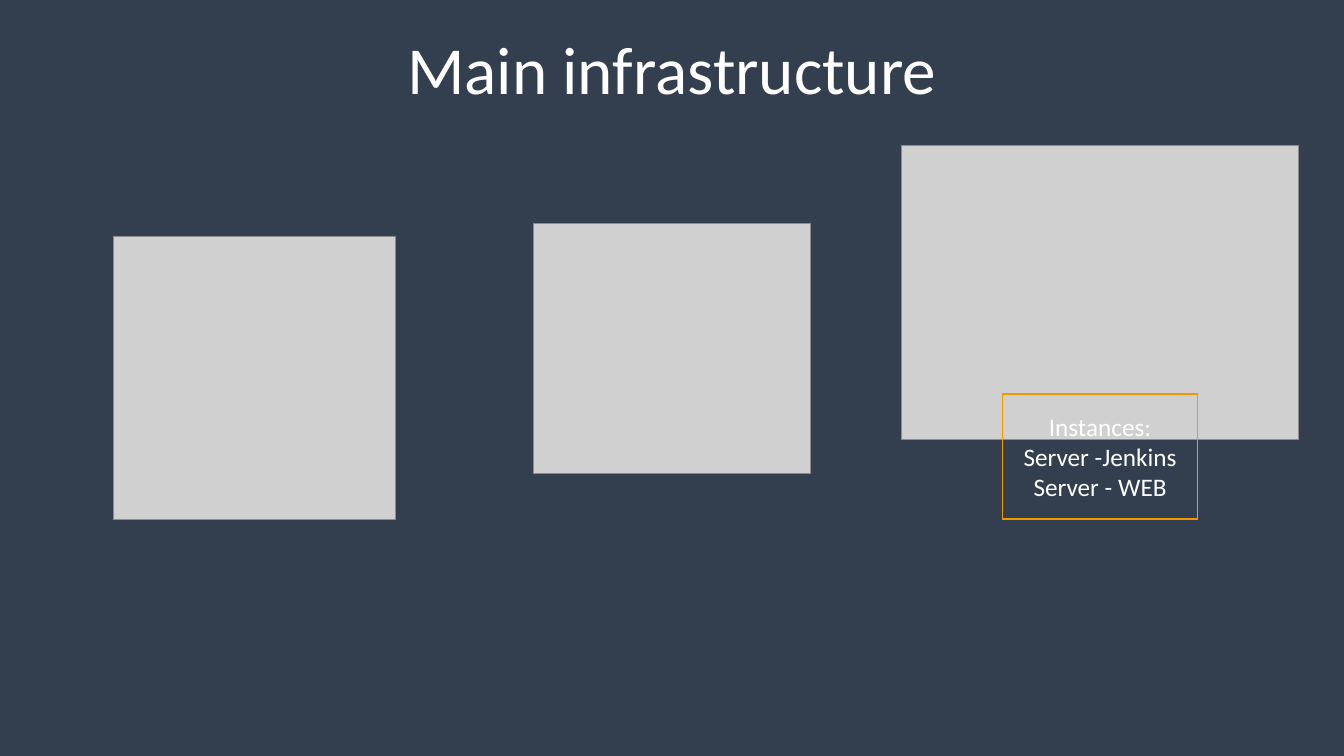
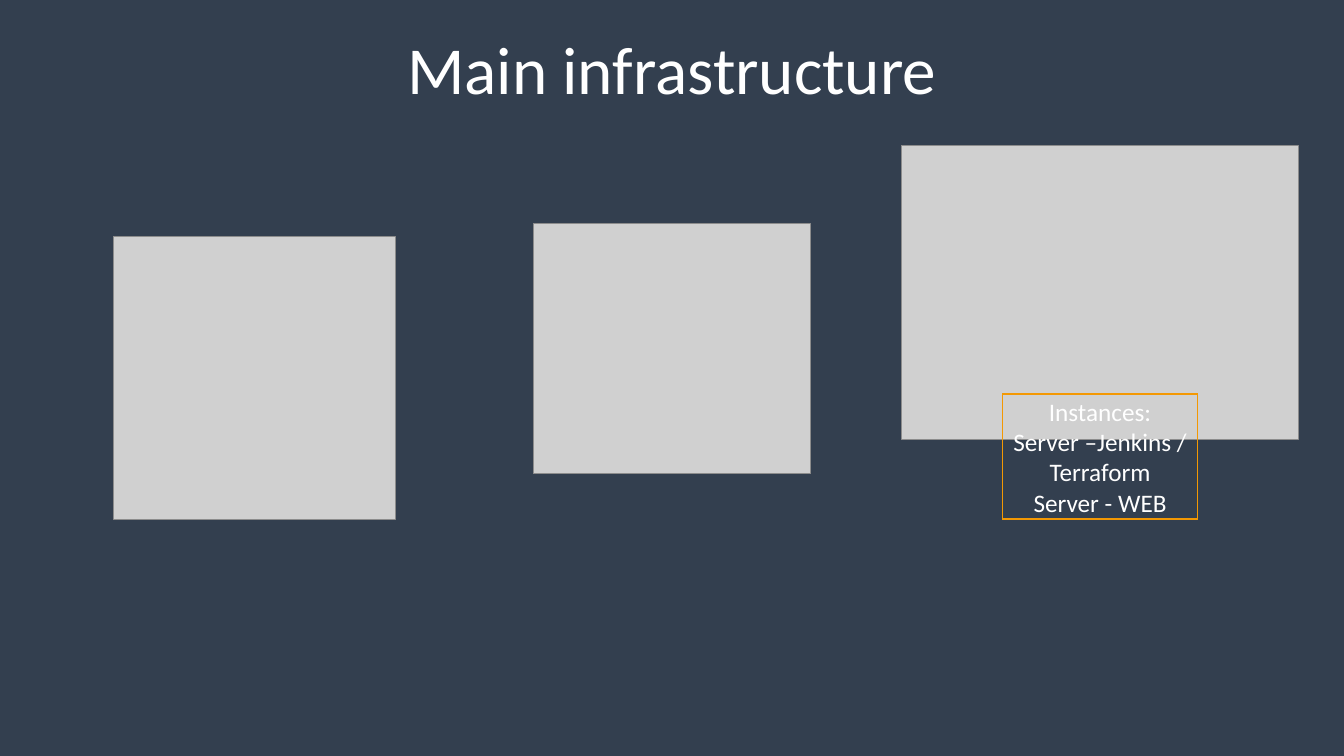
Before and after one commit to Gnoblinys/DevOps_online_Kyiv_2021Q4, a slide deck: slide 4 of m1/final_project/FinalProject.pptx. Drawn at 1344x756 pixels with LibreOffice and Linux fonts; fonts in the diff are those of the drawing; grey boxes stand for pictures. Boxes give left, top, right and bottom in pixels: in the first picture for what was removed or moved away, otherwise in the second. Text is boxed around its words. In the diff, an @@ line names an element or a change of style, - is before the commit and + after.

```diff
--- a/m1/final_project/FinalProject.pptx
+++ b/m1/final_project/FinalProject.pptx
@@ text in rectangle at (1013, 405, 1172, 512): text changed @@
-Instances:
-Server -Jenkins
-Server - WEB
+Instances:
+Server –Jenkins / Terraform
+Server - WEB
```
Also in this commit, not shown: 3 other slides changed.
